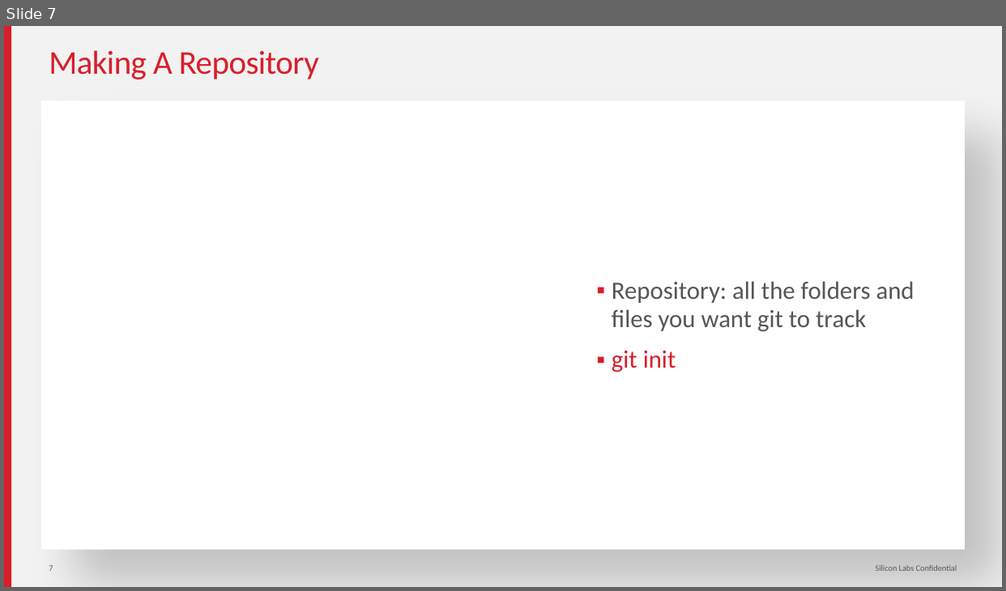
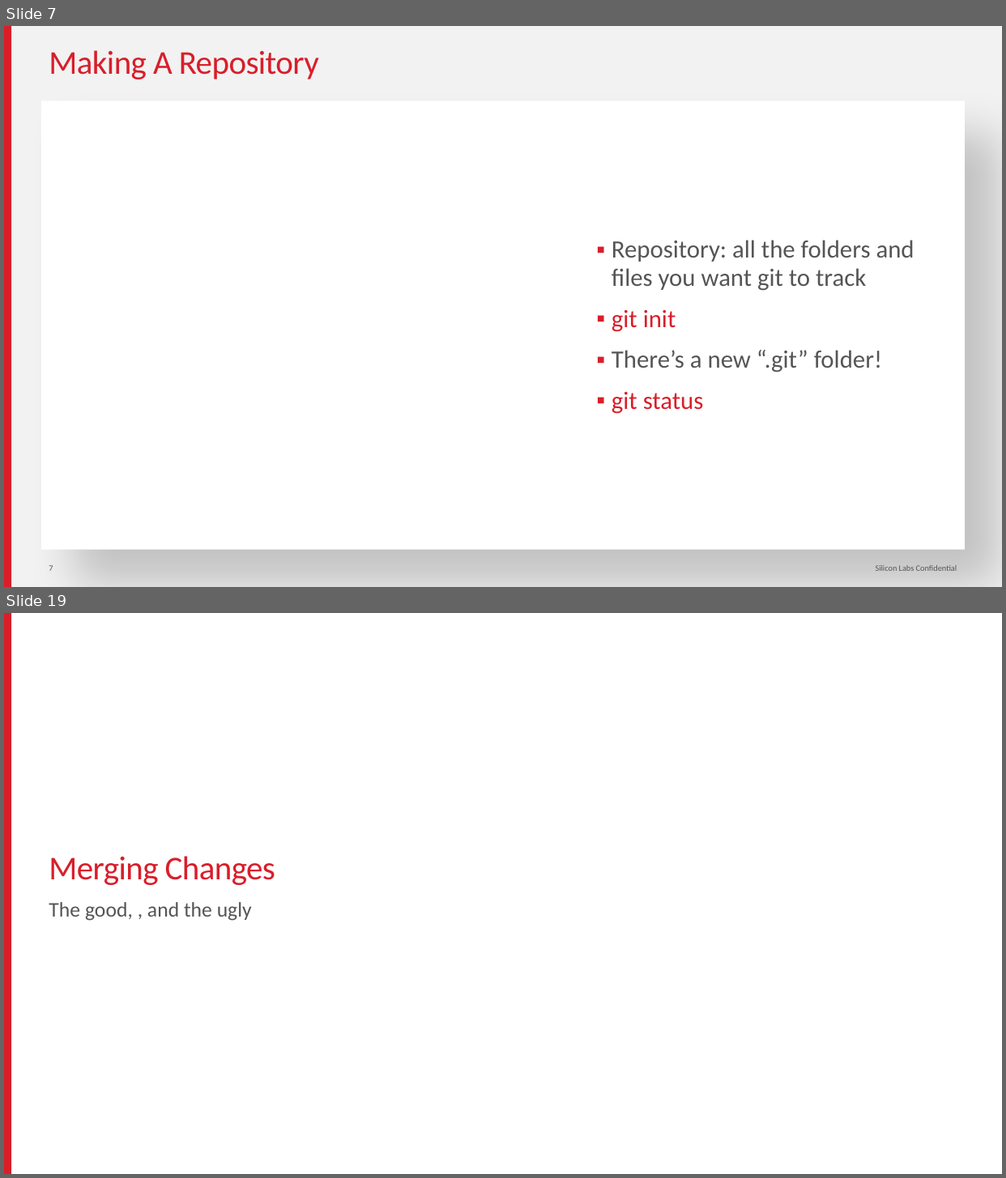
Before and after one commit to kugurst/git-lunch-and-learn, a slide deck: Git The Hard Way.pptx. Shown one above the other, each under a label of ours: slide 7 before the commit, slides 7 and 19 after it; the slides between them are not shown. The pictures are 1006x591 and 1006x1178 pixels, drawn with LibreOffice and Linux fonts; fonts in the diff are those of the drawing; background and template pictures are left out. Boxes give left, top, right and bottom in pixels: in the first picture for what was removed or moved away, otherwise in the second. Text is boxed around its words. In the diff, an @@ line names an element or a change of style, - is before the commit and + after.

```diff
--- a/Git The Hard Way.pptx
+++ b/Git The Hard Way.pptx
@@ slide 19 added at (4,613,1002,1174), background picture (left out); not listed: 1 template element that a slide beside it also shows @@
@@ title added at (49,856,275,885), 32 pt, text #D91E2A @@
+Merging Changes
@@ text added at (49,902,252,921), 20 pt, text #555555 @@
+The good, , and the ugly
@@ slide 7 changed as well @@
@@ text at (612,350,882,414): paragraphs added @@
+▪ There’s a new “.git” folder!
+▪ git status
```
Also in this commit, not shown: 25 other slides added, 1 other file.
